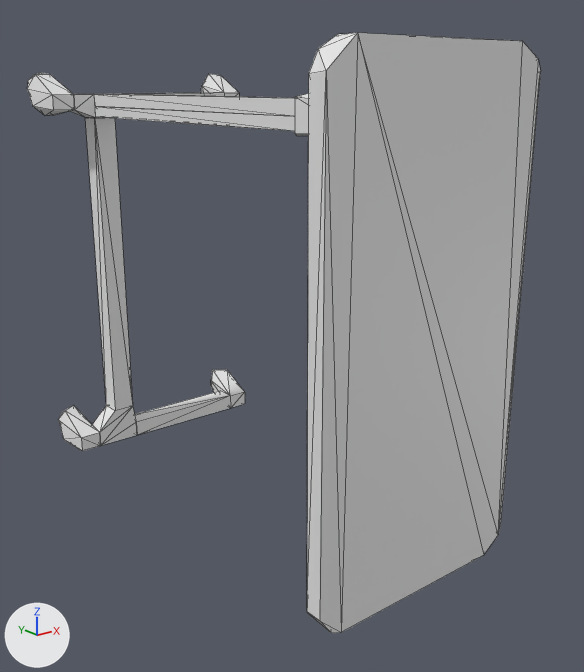
The OBJ model src/feeding_deployment/assets/table/simplified_table.obj, before and after one commit.
Both versions are drawn from a 50 mm camera at (-0.787, -0.686, 0.331) aimed at (0.039, 0.347, -0.082). Arrows for +X, +Y and +Z are at lower left; the lights stay in place. The first picture is the older version. Mesh edges are drawn as thin lines. Where no turn or scale is listed for an object, it has been applied to the vertices.

Script lines for the objects in view, before the commit:
```python
ob_convex_0 = bpy.data.objects.new('convex_0', me_convex_0)
ob_convex_0.location = (0.0, 0.0, 0.0)
ob_convex_1 = bpy.data.objects.new('convex_1', me_convex_1)
ob_convex_1.location = (0.0, 0.0, 0.0)
ob_convex_10 = bpy.data.objects.new('convex_10', me_convex_10)
ob_convex_10.location = (0.0, 0.0, 0.0)
ob_convex_11 = bpy.data.objects.new('convex_11', me_convex_11)
ob_convex_11.location = (0.0, 0.0, 0.0)
ob_convex_12 = bpy.data.objects.new('convex_12', me_convex_12)
ob_convex_12.location = (0.0, 0.0, 0.0)
ob_convex_2 = bpy.data.objects.new('convex_2', me_convex_2)
ob_convex_2.location = (0.0, 0.0, 0.0)
ob_convex_4 = bpy.data.objects.new('convex_4', me_convex_4)
ob_convex_4.location = (0.0, 0.0, 0.0)
ob_convex_5 = bpy.data.objects.new('convex_5', me_convex_5)
ob_convex_5.location = (0.0, 0.0, 0.0)
ob_convex_9 = bpy.data.objects.new('convex_9', me_convex_9)
ob_convex_9.location = (0.0, 0.0, 0.0)
# also in view: 'convex_7' at (0.183, 0.768, -0.336); 'convex_8' at (-0.182, 0.767, 0.312); 'convex_6' at (0.041, 0.735, -0.349)
```
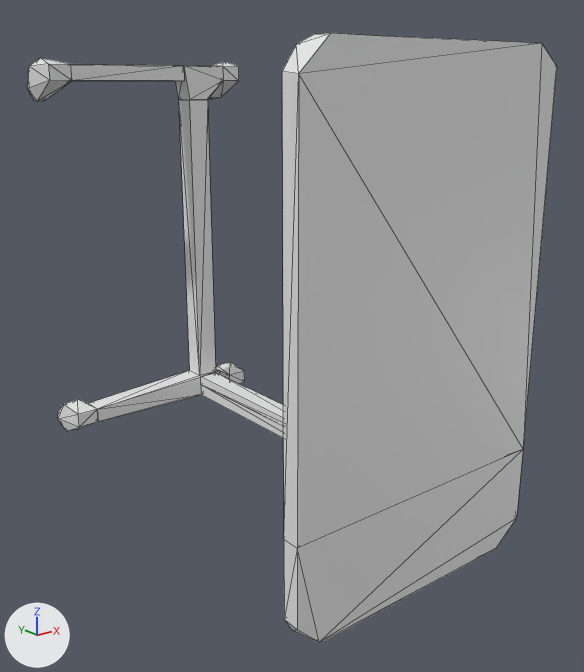
What changed in the scene script:
```text
Change me_convex_0:
    remove me_convex_0.from_pydata(...)  # 11 vertices, 18 faces; spans x -0.1259..-0.0785, y 0.0344..0.1344, z 0.2672..0.3224
    add me_convex_0.from_pydata(...)  # 20 vertices, 36 faces; spans x -0.2294..0.2298, y 0.0002..0.0464, z -0.3822..-0.222
    me_convex_0 part 1: 20 vertices added at x -0.2294..0.2298, y 0.0002..0.0464, z -0.3822..-0.222
    me_convex_0 part 2: 11 vertices removed from x -0.1259..-0.0785, y 0.0344..0.1344, z 0.2672..0.3224
Change me_convex_1:
    remove me_convex_1.from_pydata(...)  # 30 vertices, 56 faces; spans x -0.192..0.192, y 0.0..0.034, z -0.382..0.383
    add me_convex_1.from_pydata(...)  # 15 vertices, 26 faces; spans x -0.229..0.23, y 0.0..0.027, z -0.222..0.381
    me_convex_1 part 3: the whole mesh is rebuilt
Change me_convex_10:
    remove me_convex_10.from_pydata(...)  # 10 vertices, 16 faces; spans x -0.121..-0.097, y 0.134..0.713, z 0.291..0.312
    add me_convex_10.from_pydata(...)  # 8 vertices, 12 faces; spans x -0.159..0.07, y 0.715..0.756, z 0.335..0.362
    me_convex_10 part 4: the whole mesh is rebuilt
Change me_convex_11:
    remove me_convex_11.from_pydata(...)  # 15 vertices, 26 faces; spans x 0.1608..0.2081, y 0.7155..0.8181, z 0.2751..0.3487
    add me_convex_11.from_pydata(...)  # 10 vertices, 16 faces; spans x 0.0695..0.1592, y 0.7148..0.7556, z 0.2997..0.3622
    me_convex_11 part 5: the whole mesh is rebuilt
Change me_convex_12:
    remove me_convex_12.from_pydata(...)  # 10 vertices, 16 faces; spans x -0.121..-0.097, y 0.134..0.713, z 0.272..0.291
    add me_convex_12.from_pydata(...)  # 17 vertices, 30 faces; spans x 0.159..0.208, y 0.715..0.821, z 0.3..0.373
    me_convex_12 part 6: 17 vertices added at x 0.159..0.208, y 0.715..0.821, z 0.3..0.373
    me_convex_12 part 7: 10 vertices removed from x -0.121..-0.097, y 0.134..0.713, z 0.272..0.291
Change me_convex_2:
    remove me_convex_2.from_pydata(...)  # 8 vertices, 12 faces; spans x -0.121..-0.081, y 0.716..0.755, z -0.298..0.27
    add me_convex_2.from_pydata(...)  # 8 vertices, 12 faces; spans x 0.08..0.121, y 0.715..0.756, z -0.268..0.3
    me_convex_2 part 8: 8 vertices removed from x -0.121..-0.081, y 0.716..0.755, z -0.298..0.27
    me_convex_2 part 9: 8 vertices added at x 0.08..0.121, y 0.715..0.756, z -0.268..0.3, forming a box
Change me_convex_3:
    remove me_convex_3.from_pydata(...)  # 9 vertices, 14 faces; spans x -0.097..-0.081, y 0.134..0.713, z 0.272..0.312
    add me_convex_3.from_pydata(...)  # 11 vertices, 18 faces; spans x 0.078..0.124, y 0.046..0.136, z -0.322..-0.268
    me_convex_3 part 10: 9 vertices removed from x -0.097..-0.081, y 0.134..0.713, z 0.272..0.312
    other edits to the shape of me_convex_3 do not show in these pictures
Change me_convex_4:
    remove me_convex_4.from_pydata(...)  # 15 vertices, 26 faces; spans x -0.2074..-0.1574, y 0.7155..0.8207, z -0.3718..-0.3008
    add me_convex_4.from_pydata(...)  # 16 vertices, 28 faces; spans x -0.2076..-0.1587, y 0.7148..0.818, z -0.3496..-0.2763
    me_convex_4 part 11: the whole mesh is rebuilt
Change me_convex_5:
    remove me_convex_5.from_pydata(...)  # 11 vertices, 18 faces; spans x -0.1574..-0.0759, y 0.7155..0.755, z -0.3639..-0.2982
    add me_convex_5.from_pydata(...)  # 14 vertices, 24 faces; spans x -0.1587..0.1565, y 0.7121..0.7556, z -0.3116..-0.2681
    me_convex_5 part 12: the whole mesh is rebuilt
Change me_convex_6:
    remove me_convex_6.from_pydata(...)  # 8 vertices, 12 faces; spans x -0.076..0.158, y 0.716..0.755, z -0.364..-0.335
    add me_convex_6.from_pydata(...)  # 11 vertices, 18 faces; spans x 0.105..0.121, y 0.136..0.712, z -0.312..-0.287
    me_convex_6 part 13: the whole mesh is rebuilt
Change me_convex_7:
    remove me_convex_7.from_pydata(...)  # 15 vertices, 26 faces; spans x 0.1581..0.2081, y 0.7155..0.8207, z -0.3718..-0.3008
    add me_convex_7.from_pydata(...)  # 15 vertices, 26 faces; spans x 0.1565..0.2081, y 0.7148..0.8208, z -0.3496..-0.2763
    me_convex_7 part 14: the whole mesh is rebuilt
Change me_convex_8:
    remove me_convex_8.from_pydata(...)  # 16 vertices, 28 faces; spans x -0.2074..-0.1574, y 0.7155..0.8181, z 0.2751..0.3487
    add me_convex_8.from_pydata(...)  # 8 vertices, 12 faces; spans x 0.0804..0.1211, y 0.1361..0.7121, z -0.2871..-0.2708
    me_convex_8 part 15: 16 vertices removed from x -0.2074..-0.1574, y 0.7155..0.8181, z 0.2751..0.3487
    me_convex_8 part 16: 8 vertices added at x 0.0804..0.1211, y 0.1361..0.7121, z -0.2871..-0.2708, forming a box
Change me_convex_9:
    remove me_convex_9.from_pydata(...)  # 13 vertices, 22 faces; spans x -0.157..0.161, y 0.713..0.755, z 0.27..0.312
    add me_convex_9.from_pydata(...)  # 15 vertices, 26 faces; spans x -0.208..-0.159, y 0.715..0.821, z 0.3..0.373
    me_convex_9 part 17: the whole mesh is rebuilt
Add me_convex_13:
    me_convex_13.from_pydata([(0.08, 0.712, -0.287), (0.105, 0.136, -0.306), (0.105, 0.136, -0.312), (0.08, 0.136, -0.312), (0.105, 0.712, -0.312), (0.089, 0.136, -0.287), (0.08, 0.712, -0.312), (0.08, 0.136, -0.287), (0.086, 0.712, -0.287), (0.105, 0.362, -0.306)], [], [(4, 8, 9), (2, 1, 3), (1, 2, 4), (2, 3, 4), (3, 1, 5), (3, 0, 6), (0, 4, 6), (4, 3, 6), (0, 3, 7), (3, 5, 7), (5, 0, 7), (4, 0, 8), (0, 5, 8), (8, 5, 9), (1, 4, 9), (5, 1, 9)])
Add ob_convex_13:
    ob_convex_13 = bpy.data.objects.new('convex_13', me_convex_13)
    ob_convex_13.location = (0.0, 0.0, 0.0)
```

Changed parts and their boxes [x1, y1, x2, y2] in the pictures (584 x 672 px):
'convex_1', reshaped (17% wider, 14% shorter)
    before: [307, 33, 541, 633]
    after: [282, 33, 557, 549]
'convex_0', reshaped
    before: [295, 93, 309, 136]
    after: [284, 449, 523, 643]
'convex_2', reshaped (22% narrower)
    before: [85, 118, 133, 411]
    after: [179, 99, 216, 375]
'convex_10', reshaped (44% narrower, 22% shorter)
    before: [94, 94, 295, 116]
    after: [71, 64, 184, 81]
'convex_5', reshaped (207% wider, 32% taller)
    before: [92, 405, 137, 445]
    after: [89, 369, 229, 422]
'convex_12', reshaped
    before: [95, 106, 295, 131]
    after: [208, 61, 239, 99]
'convex_8', reshaped
    before: [27, 73, 75, 115]
    after: [201, 373, 284, 426]
'convex_9', reshaped (70% narrower, 69% taller)
    before: [71, 93, 224, 118]
    after: [27, 58, 72, 101]
'convex_6', reshaped (not visible afterwards)
    before: [135, 391, 231, 435]
'convex_4', reshaped (28% shorter)
    before: [59, 405, 101, 451]
    after: [58, 399, 98, 432]
'convex_11', reshaped
    before: [201, 74, 239, 97]
    after: [176, 66, 223, 100]
'convex_7', reshaped
    before: [211, 370, 245, 408]
    after: [216, 362, 245, 384]
'convex_13', added
    after: [201, 384, 284, 438]
'convex_3', reshaped (not visible afterwards)
    before: [130, 94, 276, 98]
part 1 of me_convex_0, added
    after: [284, 449, 523, 643]
part 2 of me_convex_0, deleted
    before: [295, 93, 309, 136]
part 6 of me_convex_12, added
    after: [208, 61, 239, 99]
part 7 of me_convex_12, deleted
    before: [95, 106, 295, 131]
part 8 of me_convex_2, deleted
    before: [85, 118, 133, 411]
part 9 of me_convex_2, added
    after: [179, 99, 216, 375]
part 15 of me_convex_8, deleted
    before: [27, 73, 75, 115]
part 16 of me_convex_8, added
    after: [201, 373, 284, 426]
